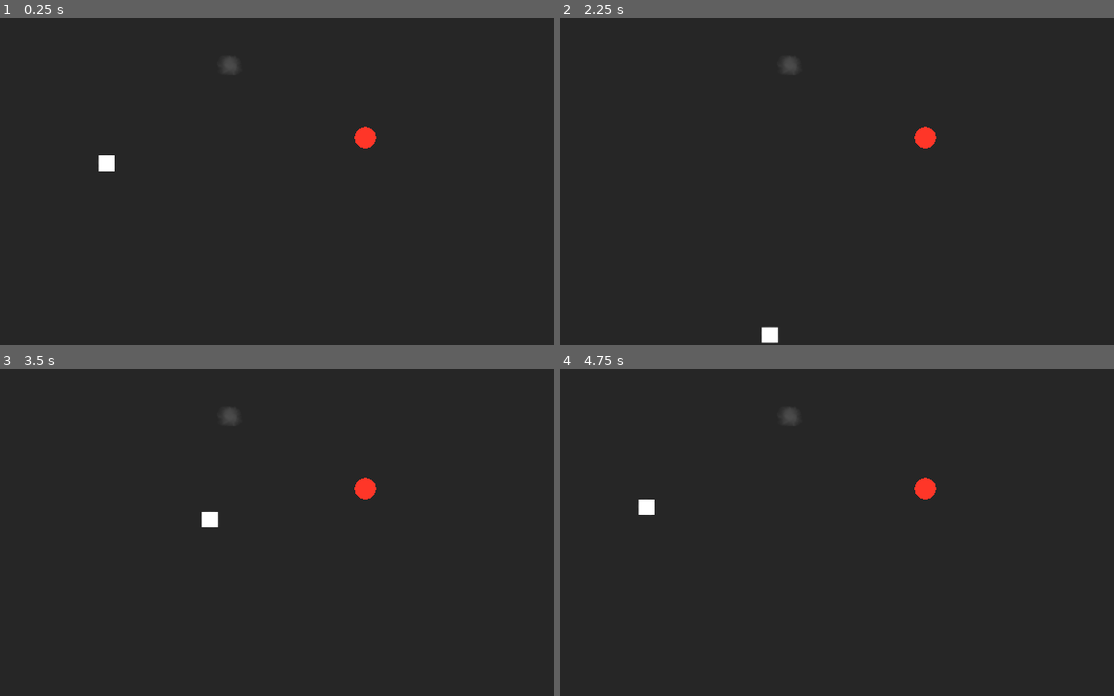
Above: before the commit, frames 1-4 (two rows, left to right).
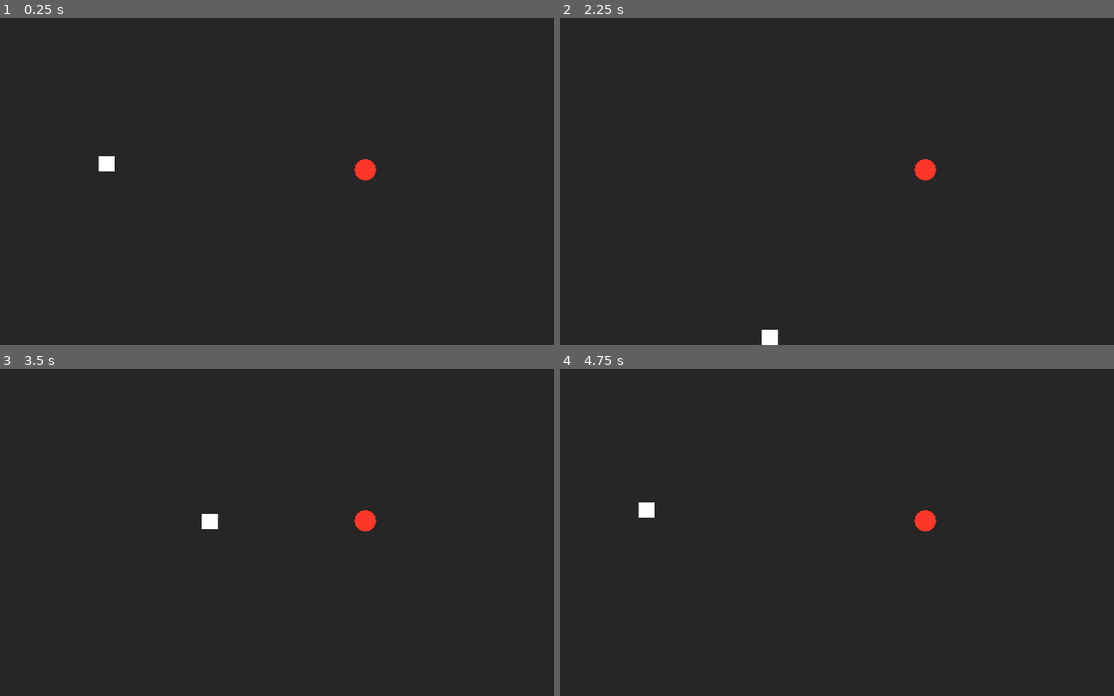
Above: after the commit, the same moments.

Repository: slDias/snake-game
Game: Godot game, scene res://scenes/main.tscn
Two runs of this game, one before a commit and one after it. Both use one fixed random seed, a clock stepped at 60 frames per second and the inputs below.
Inputs:
- Up to frame 1 (0.25 s): no input
- Up to frame 2 (2.25 s): tap Enter at 0.5 s; hold Right (ui_right) 0.53-1.28 s; tap P at 0.6, 1.35, 2.1 s; tap Space at 0.77, 1.25, 1.52 s; hold Down (ui_down) 1.28-2.03 s; hold Right (ui_right) from 2.03 s (still down)
- Up to frame 3 (3.5 s): tap Enter at 2.75 s; release Right (ui_right) at 2.78 s; hold Up (ui_up) from 2.78 s (still down); tap P at 2.85 s; tap Space at 3.02 s
- Up to frame 4 (4.75 s): release Up (ui_up) at 3.53 s; hold Left (ui_left) from 3.53 s (still down); tap P at 3.6, 4.35 s; tap Space at 3.77, 4.25, 4.52 s

The runs differ from the first frame. In frame 1, 0.5% of the frame differs, in the area x 17-68%, y 11-50%; in frame 2, 0.5%, in the area x 36-68%, y 11-100%; in frame 3, 0.5%; in frame 4, 0.5%.

Commit message:
better snake movement

Diff:
--- a/scenes/main.tscn
+++ b/scenes/main.tscn
@@ -1,10 +1,9 @@
-[gd_scene load_steps=6 format=3 uid="uid://bsjkihkp6asri"]
+[gd_scene load_steps=5 format=3 uid="uid://bsjkihkp6asri"]
 
 [ext_resource type="PackedScene" uid="uid://ce5pemruif24j" path="res://scenes/snake.tscn" id="1_aur21"]
 [ext_resource type="PackedScene" uid="uid://dyiuaribh8jvq" path="res://scenes/apple.tscn" id="2_mhded"]
 [ext_resource type="Script" path="res://scenes/pause.gd" id="3_k0vkg"]
 [ext_resource type="PackedScene" uid="uid://codgd22lwutay" path="res://scenes/stage_0/walls.tscn" id="4_6ay07"]
-[ext_resource type="Texture2D" uid="uid://cy6rh540bw8nm" path="res://images/light_placeholder.png" id="5_bqmi3"]
 
 [node name="Main" type="Node2D"]
 
@@ -18,17 +17,10 @@
 position = Vector2(171, 622)
 
 [node name="Apple" parent="." instance=ExtResource("2_mhded")]
-position = Vector2(972, 557)
+position = Vector2(972, 638)
 
 [node name="Pause" type="Node" parent="."]
 process_mode = 3
 script = ExtResource("3_k0vkg")
 
 [node name="Walls" parent="." instance=ExtResource("4_6ay07")]
-
-[node name="PointLight2D" type="PointLight2D" parent="."]
-position = Vector2(630.196, 374.542)
-scale = Vector2(1.29497, 1.09833)
-shadow_enabled = true
-shadow_filter = 1
-texture = ExtResource("5_bqmi3")
--- a/scenes/snake.tscn
+++ b/scenes/snake.tscn
@@ -6,22 +6,19 @@
 [ext_resource type="Texture2D" uid="uid://cy6rh540bw8nm" path="res://images/light_placeholder.png" id="4_vi8of"]
 
 [sub_resource type="RectangleShape2D" id="RectangleShape2D_82r0n"]
-size = Vector2(50, 50)
+size = Vector2(40, 39)
 
 [node name="Snake" type="CharacterBody2D"]
 script = ExtResource("1_xt1l0")
 
 [node name="HeadSprite" type="Sprite2D" parent="."]
-position = Vector2(-1.90735e-06, -0.499999)
 scale = Vector2(0.8, 0.78)
 texture = ExtResource("2_2r0ir")
 script = ExtResource("2_qq4kq")
 
 [node name="PointLight2D" type="PointLight2D" parent="HeadSprite"]
 position = Vector2(2.74181e-06, -4.23193e-06)
-scale = Vector2(1.2, 1.20513)
 texture = ExtResource("4_vi8of")
 
 [node name="HeadCollissionShape" type="CollisionShape2D" parent="."]
-visible = false
 shape = SubResource("RectangleShape2D_82r0n")
--- a/scripts/body_part.gd
+++ b/scripts/body_part.gd
@@ -11,7 +11,7 @@
 func add_next(body: BodyPart) -> void:
 	next = body
 
-func move_tail(direction, speed):
+func __move_tail(direction, speed):
 	if next == null:
 		return
 
@@ -33,3 +33,32 @@
 		prev_position += (direction * -1) * 50
 		d += 0.5
 		body_part = body_part.next
+
+func move_tail(direction, speed):
+	if next == null:
+		return
+
+	var wiggle = wiggle_variant * (direction.rotated(deg_to_rad(90)) * (speed/8))
+	wiggle_counter -= 1
+	if wiggle_counter == 0:
+		wiggle_variant *= -1
+		wiggle_counter = 15
+
+	var prev_position = self.global_position
+	var body_part = next
+	while body_part != null:
+		var distance = body_part.global_position.distance_to(prev_position)
+
+		var d = 1.0
+
+		if distance < 52.5:
+			d = 0.15
+
+		if distance > 57.5:
+			d = 1.1
+
+		var old_pos = body_part.global_position
+		body_part.global_position = old_pos.move_toward(prev_position, d * speed)
+		body_part.global_position += wiggle
+		prev_position = old_pos
+		body_part = body_part.next
--- a/scripts/snake.gd
+++ b/scripts/snake.gd
@@ -38,17 +38,18 @@
 
 func increment_body_size() -> void:
 
-	if tail_size > 10:
+	if tail_size >= 15:
 		return
 
 	if tail == null:
 		tail = head
 
 	var new_tail = tail.duplicate()
-	new_tail.position += (direction * -1) * (snake_size + new_tail.scale[0])
+	new_tail.global_position = tail.global_position
+	# new_tail.position += (direction * -1) * 50
 	new_tail.scale -= Vector2(0.0125, 0.0125)
-	new_tail.flip_v = !new_tail.flip_v
 	tail.add_next(new_tail)
-	call_deferred("add_child", new_tail)
+	get_tree().get_root().call_deferred("add_child", new_tail)
+	# call_deferred("add_child", new_tail)
 	tail = new_tail
 	tail_size += 1
